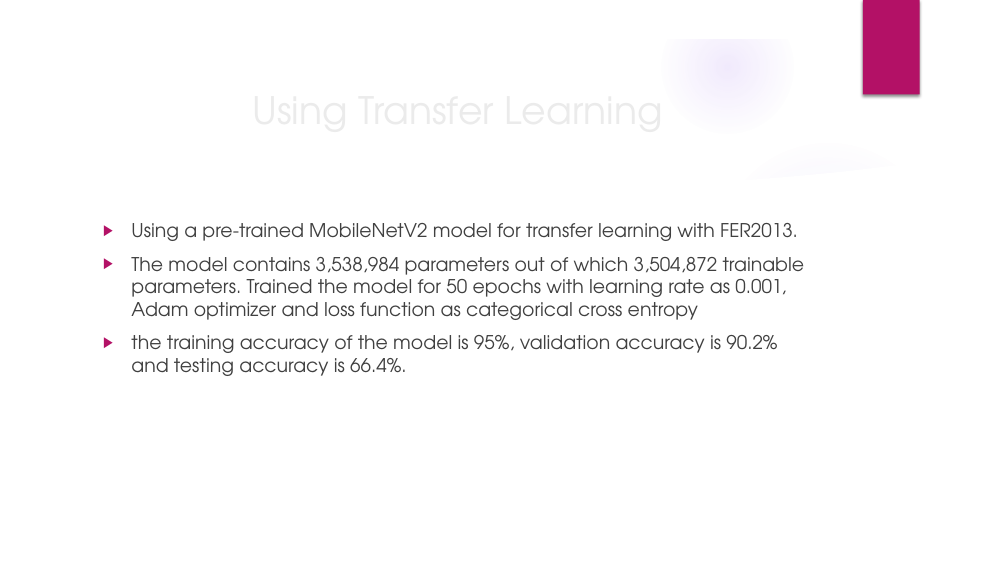
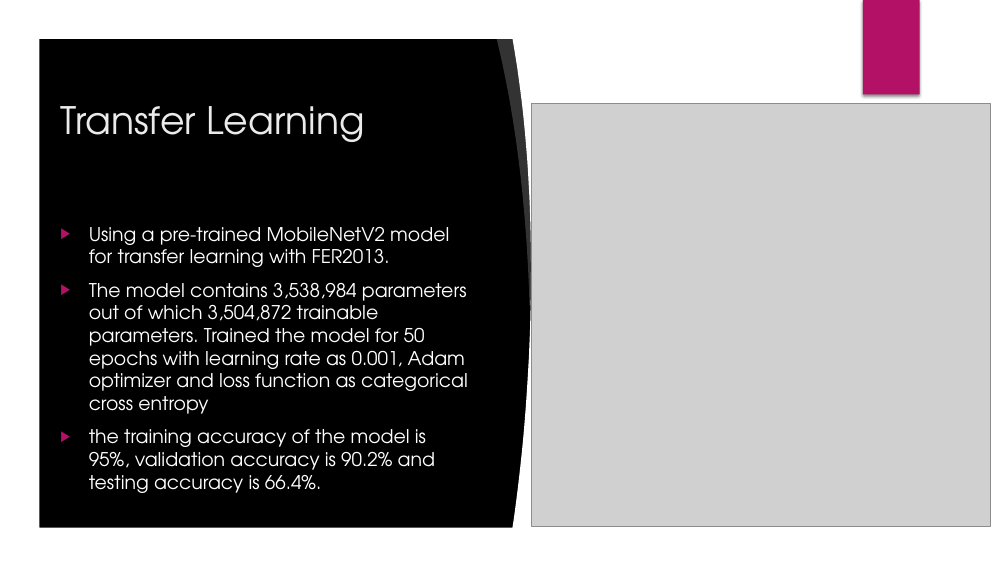
Before and after one commit to OmarIsmail7980/Facial-Expression-Recognition, a slide deck: slide 6 of Project_Presentation.pptx (slide 3 before the commit). Drawn at 1008x567 pixels with LibreOffice and Linux fonts; fonts in the diff are those of the drawing; grey boxes stand for pictures; background and template pictures are left out. Boxes give left, top, right and bottom in pixels: in the first picture for what was removed or moved away, otherwise in the second. Text is boxed around its words. In the diff, an @@ line names an element or a change of style, - is before the commit and + after.

```diff
--- a/Project_Presentation.pptx
+++ b/Project_Presentation.pptx
@@ freeform shape at (x1=0, y1=0, x2=1008, y2=567): fill #FFFFFF to #000000 @@
@@ freeform shape added at (x1=0, y1=0, x2=1008, y2=567), fill #FFFFFF @@
@@ freeform shape added at (x1=496, y1=32, x2=554, y2=307), fill #FFFFFF at 20% opacity @@
@@ freeform shape added at (x1=512, y1=33, x2=973, y2=534), fill #FFFFFF @@
@@ title at (x1=60, y1=106, x2=364, y2=142): text changed @@
-Using Transfer Learning
+Transfer Learning
@@ picture added at (x1=532, y1=104, x2=991, y2=526) @@
@@ freeform shape removed at (x1=701, y1=126, x2=977, y2=208) @@
@@ ellipse removed at (x1=712, y1=138, x2=944, y2=371) @@
@@ freeform shape at (x1=38, y1=154, x2=970, y2=529): fill #FFFFFF to #000000 @@
@@ text "Using a pre-trained MobileNetV2 model ..." moved from (x1=131, y1=223, x2=805, y2=376) to (x1=89, y1=227, x2=468, y2=493) @@
@@ text "Using a pre-trained MobileNetV2 model ..." at (x1=89, y1=227, x2=468, y2=493): text colour #404040 to #FFFFFF; vertical alignment top to middle @@
```
Also in this commit, not shown: 7 other slides changed, 3 slides added.
